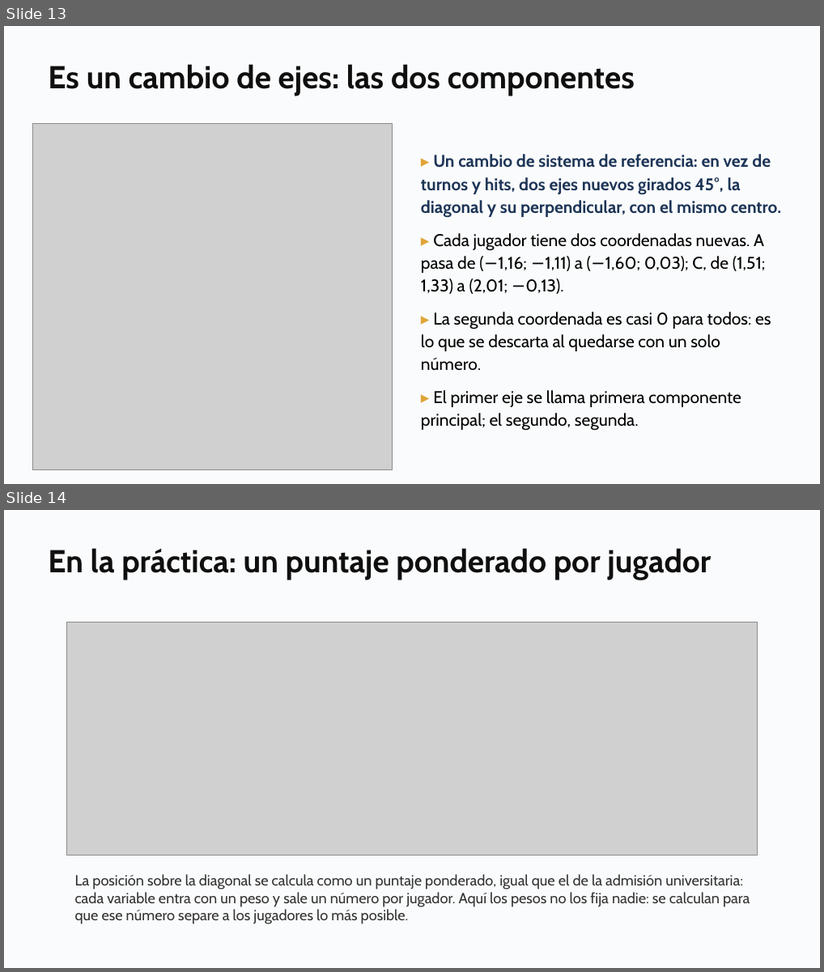
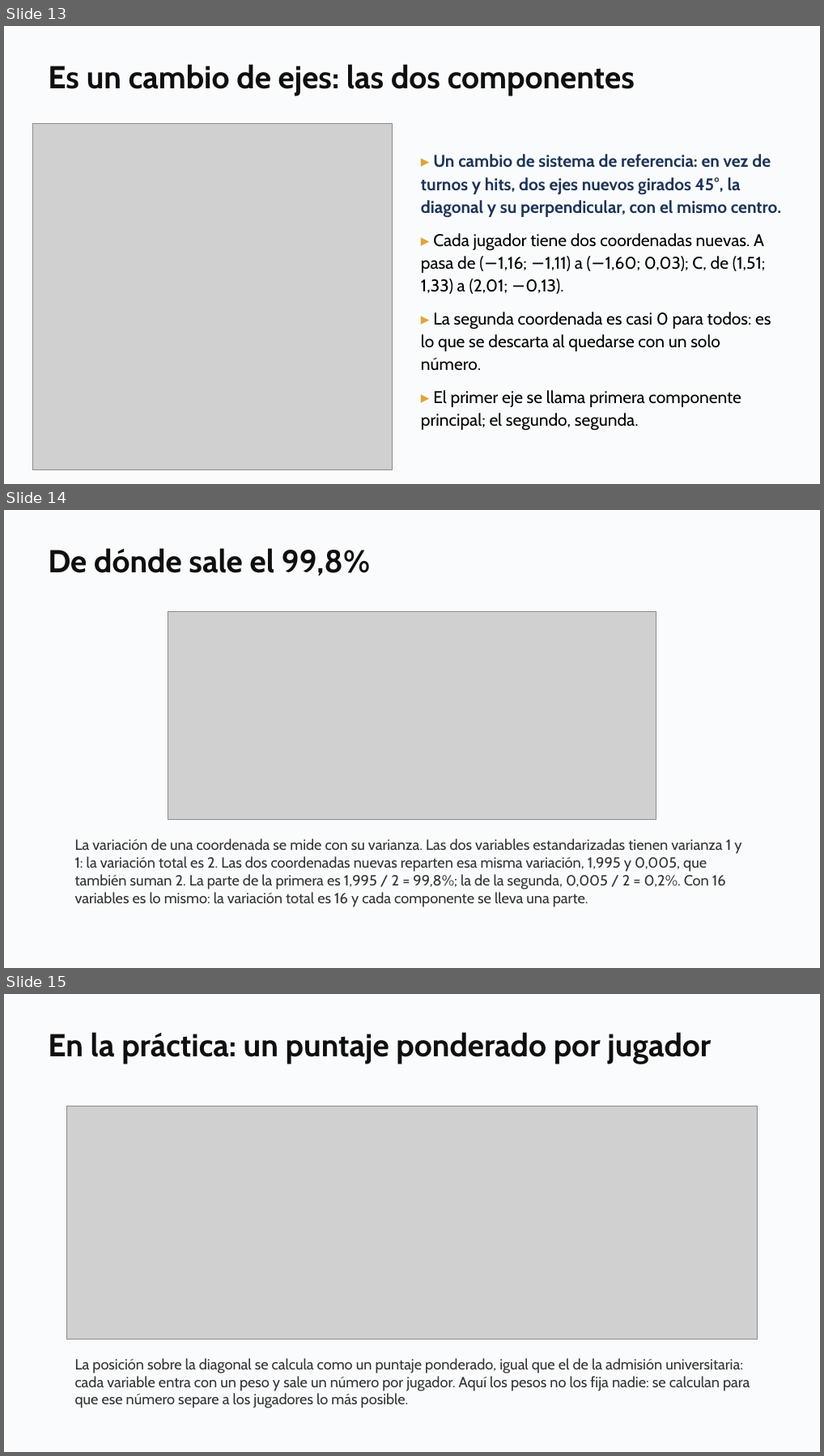
Before and after one commit to daniopitz/diplomado-cdd, a slide deck: presentaciones/clase08_componentes_principales.pptx. Shown one above the other, each under a label of ours: slides 13 and 14 before the commit, slides 13, 14 and 15 after it. The pictures are 824x972 and 824x1456 pixels, drawn with LibreOffice and Linux fonts; fonts in the diff are those of the drawing; grey boxes stand for pictures. Boxes give left, top, right and bottom in pixels: in the first picture for what was removed or moved away, otherwise in the second. Text is boxed around its words. In the diff, an @@ line names an element or a change of style, - is before the commit and + after.

```diff
--- a/presentaciones/clase08_componentes_principales.pptx
+++ b/presentaciones/clase08_componentes_principales.pptx
@@ slide 14 added at (x1=4, y1=510, x2=820, y2=968), background #FFFFFF @@
@@ rectangle added at (x1=4, y1=510, x2=820, y2=968), fill #FAFBFC @@
@@ text added at (x1=48, y1=548, x2=370, y2=576), 28 pt, text #0F0F0F, bold @@
+De dónde sale el 99,8%
@@ picture added at (x1=168, y1=612, x2=655, y2=820) @@
@@ text added at (x1=75, y1=839, x2=742, y2=908), 13 pt, text #333333 @@
+La variación de una coordenada se mide con su varianza. Las dos variables estandarizadas tienen varianza 1 y 1: la variación total es 2. Las dos coordenadas nuevas reparten esa misma variación, 1,995 y 0,005, que también suman 2. La parte de la primera es 1,995 / 2 = 99,8%; la de la segunda, 0,005 / 2 = 0,2%. Con 16 variables es lo mismo: la variación total es 16 y cada componente se lleva una parte.
@@ what was slide 14 is now slide 15 @@
```
Also in this commit, not shown: 2 slides changed, 3 other files.
